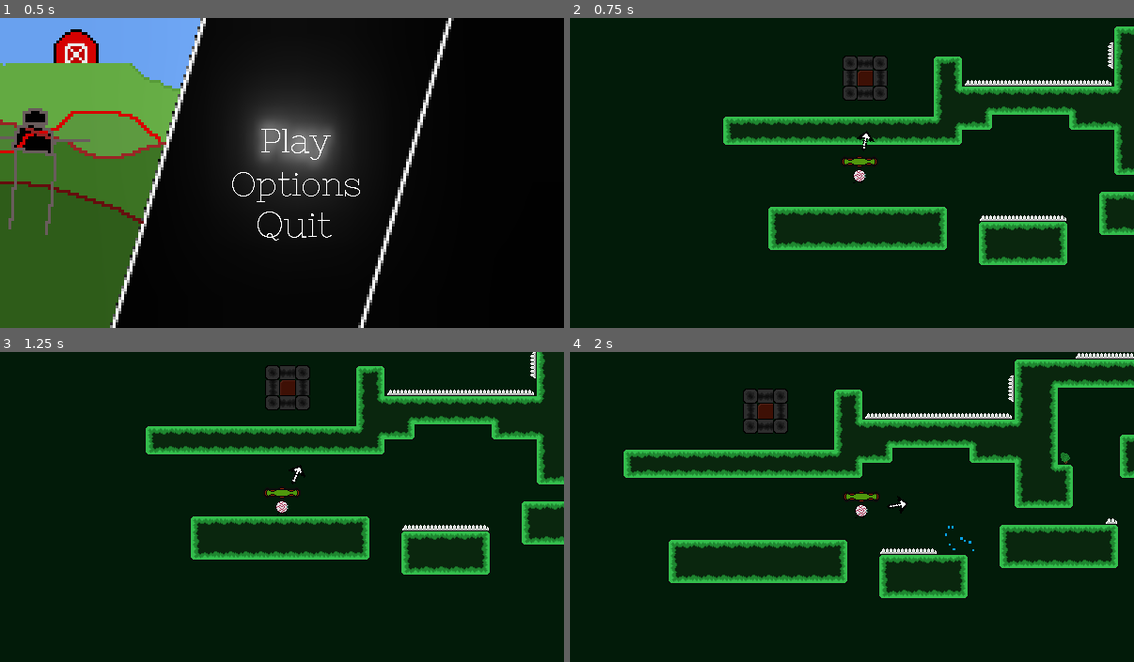
Above: before the commit, frames 1-4 (two rows, left to right).
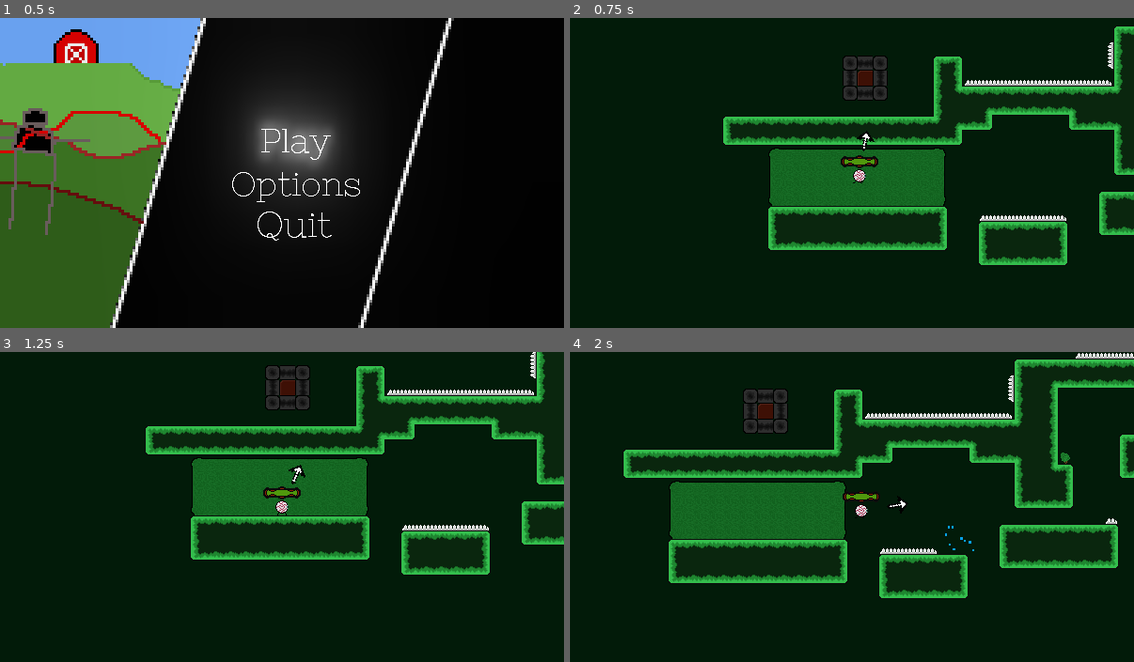
Above: after the commit, the same moments.

Repository: epimetheusgames/EyeSore
Game: Godot game, scene res://MainMenu.tscn
Same seed, same stepped clock (60 frames per second), same inputs: the game is played once before the commit and once after it.
Inputs (mouse positions are in pixels of both pictures, inside the frame that each line leads up to):
- Up to frame 1 (0.5 s): no input
- Up to frame 2 (0.75 s): click (863, 142) at 0.5 s
- Up to frame 3 (1.25 s): no input
- Up to frame 4 (2 s): tap Enter (ui_accept) at 1.25 s; move the mouse to (976, 491) at 1.27 s; hold D (movement_right) from 1.28 s (still down); click (976, 491) at 1.35 s; tap Space (movement_jump) at 1.52 s

Frame 1 is identical in both runs. In frame 2, 5.5% of the frame differs, in the area x 35-67%, y 41-61%; in frame 3, 5.4%; in frame 4, 5.8%, in the area x 17-49%, y 41-61%.

Commit message:
Failed at adding the line to main scene (screenspace/worldspace lol)

Diff:
--- a/OGPC_Project_Native_Directory/Levels/Grass_Tileset.tres
+++ b/OGPC_Project_Native_Directory/Levels/Grass_Tileset.tres
@@ -515,10 +515,10 @@
 2/texture = ExtResource( 1 )
 2/tex_offset = Vector2( 0, 0 )
 2/modulate = Color( 1, 1, 1, 1 )
-2/region = Rect2( 144, 0, 64, 48 )
+2/region = Rect2( 96, 0, 112, 64 )
 2/tile_mode = 1
 2/autotile/bitmask_mode = 1
-2/autotile/bitmask_flags = [ Vector2( 0, 3 ), 16, Vector2( 3, 0 ), 144, Vector2( 3, 1 ), 146, Vector2( 3, 2 ), 18, Vector2( 4, 0 ), 432, Vector2( 4, 1 ), …(157 unchanged characters)…
+2/autotile/bitmask_flags = [ Vector2( 0, 0 ), 144, Vector2( 0, 1 ), 146, Vector2( 0, 2 ), 18, Vector2( 0, 3 ), 16, Vector2( 1, 0 ), 432, Vector2( 1, 1 ), 438, Vector2( 1, 2 ), 54, Vector2( 2, 0 ), 504, Vector2( 2, 1 ), 511, Vector2( 2, 2 ), 63, Vector2( 3, 0 ), 216, Vector2( 3, 1 ), 219, Vector2( 3, 2 ), 27, Vector2( 4, 0 ), 432, Vector2( 4, 1 ), …(157 unchanged characters)…
 2/autotile/icon_coordinate = Vector2( 0, 3 )
 2/autotile/tile_size = Vector2( 16, 16 )
 2/autotile/spacing = 0
--- a/OGPC_Project_Native_Directory/Levels/Level1.tscn
+++ b/OGPC_Project_Native_Directory/Levels/Level1.tscn
@@ -13,6 +13,7 @@
 next_level = "1"
 previous_level = "start"
 current_level_number = 0
+is_wire_ui = true
 
 [node name="Save_Functionality" type="Node2D" parent="."]
 script = ExtResource( 1 )
--- a/OGPC_Project_Native_Directory/Levels/Level_Script.gd
+++ b/OGPC_Project_Native_Directory/Levels/Level_Script.gd
@@ -4,6 +4,7 @@
 export var next_level = ""
 export var previous_level = ""
 export var current_level_number = -1
+export var is_wire_ui = false
 
 var health
 var player_position
@@ -13,6 +14,8 @@
 var pixelated_bosses
 
 var loaded = false
+
+onready var wire_scene = preload("res://Wire.tscn")
 
 func convert2list(dict):
 	return Array(dict.values())
@@ -92,6 +95,11 @@
 	if Input.is_action_just_pressed("ui_pause"):
 		get_parent().Open_Pause_Menu()
 
+	if is_wire_ui and Input.is_action_just_pressed("mouse_click"):
+		var wire = wire_scene.instance()
+		wire.set_pos(get_viewport().get_mouse_position())
+		#get_node("Save_Functionality").add_child(wire) Let's do this later ... without screenspace/worldspace problems.
+
 	if not loaded:
 		loaded = true
 		set_player_spawnpoint_and_position_reality(health, player_position, spawnpoint, enemy1s, enemy2s, pixelated_bosses, get_tree())
--- a/OGPC_Project_Native_Directory/Wire.gd
+++ b/OGPC_Project_Native_Directory/Wire.gd
@@ -29,3 +29,9 @@
 
 func _on_Side2_button_up():
 	side2_pressed = false
+
+func set_pos(pos):
+	$Line2D.points[0] = pos
+	$Line2D.points[1] = pos
+	$Side1.rect_position = pos - $Side1.rect_size / 2
+	$Side2.rect_position = pos - $Side2.rect_size / 2
--- a/OGPC_Project_Native_Directory/Wire.tscn
+++ b/OGPC_Project_Native_Directory/Wire.tscn
@@ -3,6 +3,7 @@
 [ext_resource path="res://Wire.gd" type="Script" id=1]
 
 [node name="Wire" type="Node2D"]
+z_index = 2
 script = ExtResource( 1 )
 
 [node name="Line2D" type="Line2D" parent="."]
@@ -16,10 +17,10 @@
 margin_bottom = 24.0
 
 [node name="Side2" type="TextureButton" parent="."]
-margin_left = -12.0
-margin_top = -12.0
-margin_right = 12.0
-margin_bottom = 12.0
+margin_left = -24.0
+margin_top = -24.0
+margin_right = 24.0
+margin_bottom = 24.0
 
 [connection signal="button_down" from="Side1" to="." method="_on_Side1_button_down"]
 [connection signal="button_up" from="Side1" to="." method="_on_Side1_button_up"]
